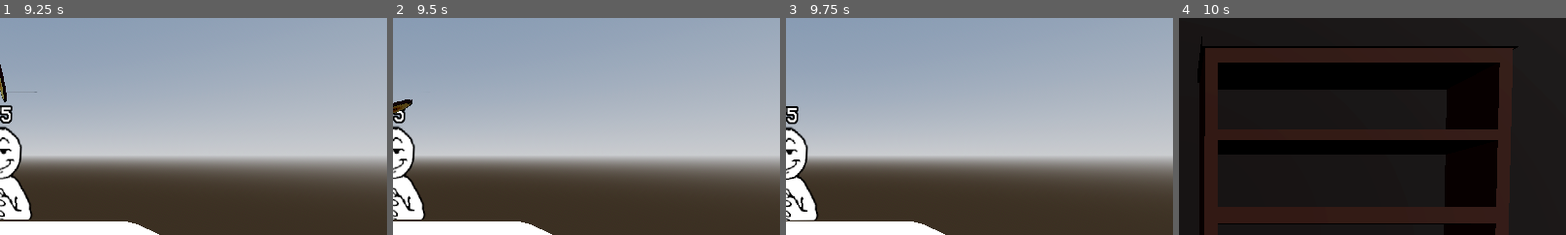
Above: before the commit, frames 1-4 (left to right).
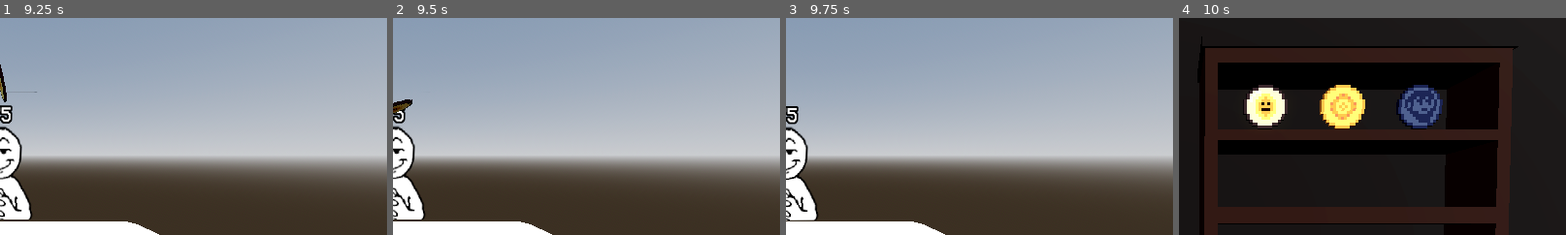
Above: after the commit, the same moments.

Repository: nianjindev/nummus
Game: Godot game, scene res://gui/splash_screen/splash_screen_manager.tscn
Two runs of this game, one before a commit and one after it. Both use one fixed random seed, a clock stepped at 60 frames per second and the inputs below. The engine's default icon, where the game draws it, is replaced by a stand-in: a white triangle on a blue panel in a dark square.
Inputs (mouse positions are % of the whole screen's width and height, from its top left):
- Up to frame 1 (9.25 s): click "Skip" at 0.5 s; click "Skip" at 1.25 s; click "Heads" at 2 s; click "Tails" at 2.75 s; click "Heads" at 3.5 s; click "Tails" at 4.25 s; click "Heads" at 5 s; click "Tails" at 5.75 s; click "Play" at 6.5 s; click "Skip" at 7.25 s; click "Skip" at 8 s; click "Heads" at 8.75 s
- Up to frame 2 (9.5 s): no input
- Up to frame 3 (9.75 s): tap Enter at 9.5 s; move the mouse to (72, 45) at 9.52 s
- Up to frame 4 (10 s): tap Space at 9.77 s
The pictures show only the part of the screen within x 50-100%, y 0-50%; the shares and areas given below are measured in that part.

Frames 1-3 are identical in both runs. In frame 4, 5.5% of the frame differs, in the area x 16-69%, y 30-52%.
Error before the commit: Invalid access to property or key 'coin_id' on a base object of type 'previously freed'. (res://base_objects/shop_shelf.gd:13)

Commit message:
Inventory is broken, removed breaking line of code will fix later

Diff:
--- a/nummus-game/autoload/signalbus.gd
+++ b/nummus-game/autoload/signalbus.gd
@@ -1,26 +1,31 @@
 extends Node
-
+@warning_ignore("unused_signal")
 signal coin_flipped(state: String)
+@warning_ignore("unused_signal")
 signal skill_check_begin(time: float)
 signal skill_check_finish(success: bool)
 
 
 signal current_enemy_defeated()
-
+@warning_ignore("unused_signal")
 signal level_loaded
 
 ######## Change Values ########
 signal change_fortune_and_update_ui(add: bool, amount: int, update_ui: bool)
 signal change_misfortune_and_update_ui(add: bool, amount: int, update_ui: bool)
 signal change_health_and_update_ui(add: bool, amount: int, update_ui: bool)
+@warning_ignore("unused_signal")
 signal change_enemy_health(add: bool, amount: int)
 
 ######## UI ########
 signal update_fortune_bar_ui()
 signal update_misfortune_bar_ui()
 signal update_health_bar_ui()
+@warning_ignore("unused_signal")
 signal toggle_game_ui(show: bool)
+@warning_ignore("unused_signal")
 signal toggle_coin_flip_ui(show: bool)
+@warning_ignore("unused_signal")
 signal toggle_bar_ui(show: bool)
 
 
--- a/nummus-game/base_objects/shop_shelf.gd
+++ b/nummus-game/base_objects/shop_shelf.gd
@@ -9,8 +9,8 @@
 
 func init_coins():
 	var no_repeat: Array[CoinStats]
-	for i in Inventory.inventory:
-		no_repeat.append(i.coin_id)
+#	for i in Inventory.inventory:
+#		no_repeat.append(i.coin_id)
 	print(no_repeat)
 	for z in z_positions:
 		var new_coin_rs = Constants.COINS.values().pick_random()
